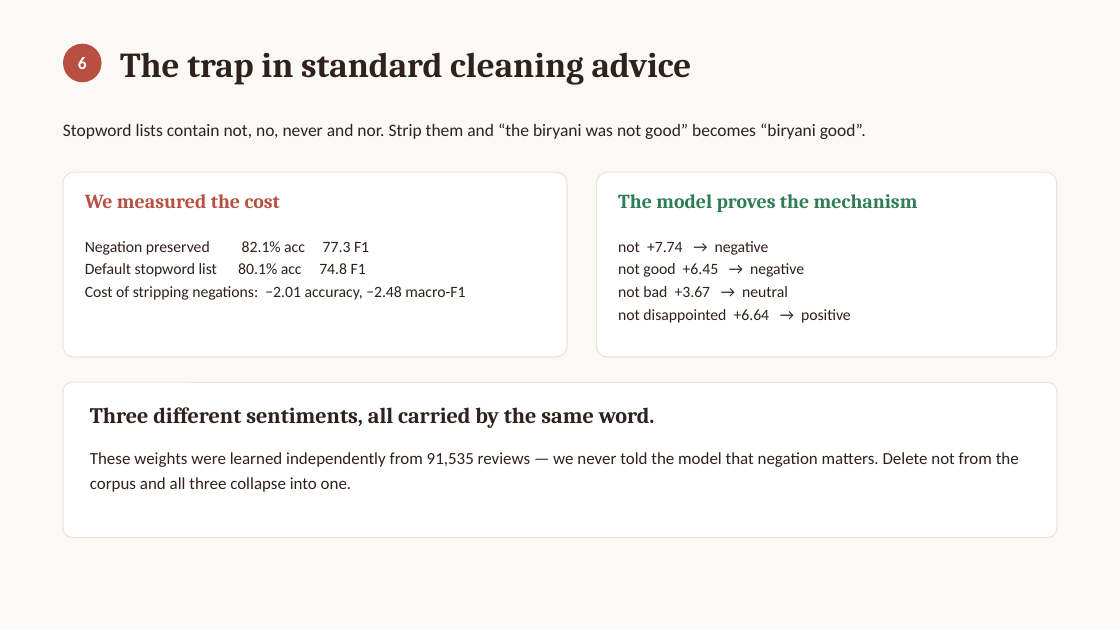
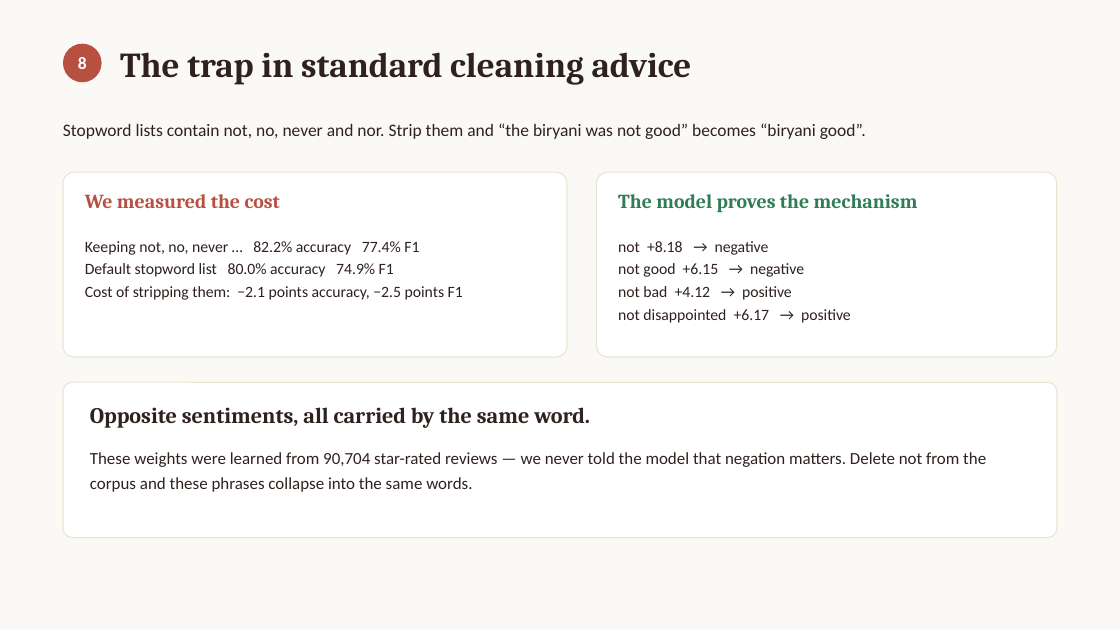
Before and after one commit to deesampan/nlp_project, a slide deck: slide 9 of output_project/reports/presentation.pptx (slide 8 before the commit). Drawn at 1120x630 pixels with LibreOffice and Linux fonts; fonts in the diff are those of the drawing. Boxes give left, top, right and bottom in pixels: in the first picture for what was removed or moved away, otherwise in the second. Text is boxed around its words. In the diff, an @@ line names an element or a change of style, - is before the commit and + after.

```diff
--- a/output_project/reports/presentation.pptx
+++ b/output_project/reports/presentation.pptx
@@ text at box(78, 57, 87, 69): text changed @@
-6
+8
@@ text at box(85, 241, 463, 300): text changed @@
-Negation preserved 82.1% acc 77.3 F1
-Default stopword list 80.1% acc 74.8 F1
-Cost of stripping negations: −2.01 accuracy, −2.48 macro-F1
+Keeping not, no, never … 82.2% accuracy 77.4% F1
+Default stopword list 80.0% accuracy 74.9% F1
+Cost of stripping them: −2.1 points accuracy, −2.5 points F1
@@ text at box(618, 241, 851, 323): text changed @@
-not +7.74 → negative
-not good +6.45 → negative
-not bad +3.67 → neutral
-not disappointed +6.64 → positive
+not +8.18 → negative
+not good +6.15 → negative
+not bad +4.12 → positive
+not disappointed +6.17 → positive
@@ text at box(90, 407, 590, 428): text changed @@
-Three different sentiments, all carried by the same word.
+Opposite sentiments, all carried by the same word.
@@ text at box(90, 452, 986, 492): text changed @@
-These weights were learned independently from 91,535 reviews — we never told the model that negation matters. Delete not from the corpus and all three collapse into one.
+These weights were learned from 90,704 star-rated reviews — we never told the model that negation matters. Delete not from the corpus and these phrases collapse into the same words.
```
Also in this commit, not shown: 5 other slides changed, 5 slides added, 6 slides removed, 2 other files.
